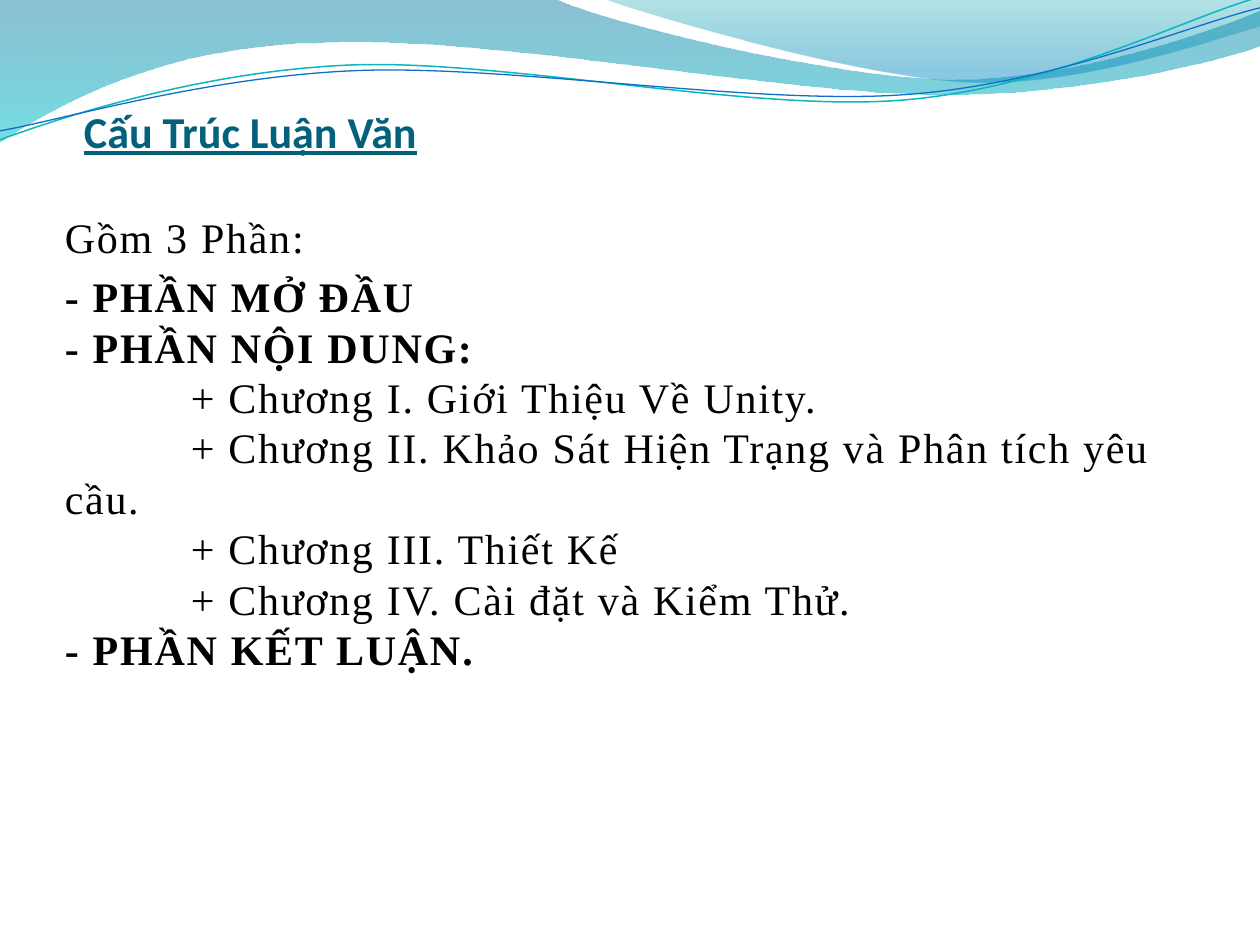
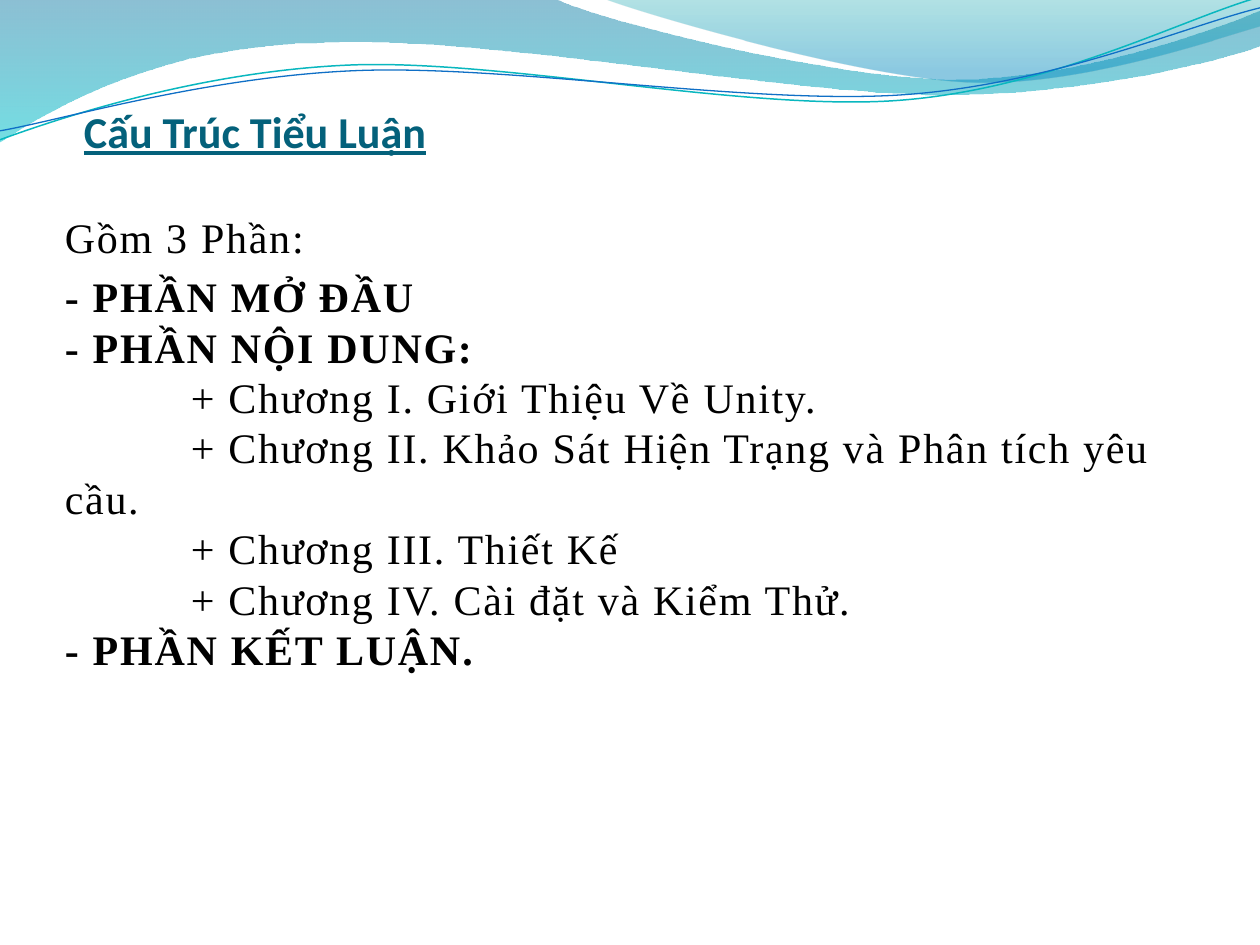
Before and after one commit to TuanLD2/TLCN2, a slide deck: slide 2 of Báo Cáo/Tiểu Luận.pptx. Drawn at 1260x945 pixels with LibreOffice and Linux fonts; fonts in the diff are those of the drawing; background and template pictures are left out. Boxes give left, top, right and bottom in pixels: in the first picture for what was removed or moved away, otherwise in the second. Text is boxed around its words. In the diff, an @@ line names an element or a change of style, - is before the commit and + after.

```diff
--- a/Báo Cáo/Tiểu Luận.pptx
+++ b/Báo Cáo/Tiểu Luận.pptx
@@ title at [84,112,426,156]: text changed @@
-Cấu Trúc Luận Văn
+Cấu Trúc Tiểu Luận
```
Also in this commit, not shown: 3 other slides changed.
